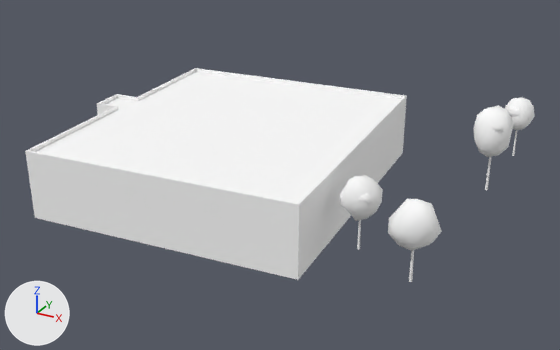
The glTF model cities/arlov-borggatan/pack/tiles/c5_2.glb as it was, and as the next commit left it.
The view is the same before and after, from a 50 mm camera at (383.3, 44.1, 53.9) aimed at (329.9, 141.2, 5.4). Arrows for +X, +Y and +Z are at lower left; the lights stay in place. The older version comes first. Where no turn or scale is listed for an object, it has been applied to the vertices.

The older version as bpy lines, for what is in view:
```python
me_sm_landmark_w544425728_burlovshallen = bpy.data.meshes.new('SM_Landmark_w544425728_Burlovshallen')
me_sm_landmark_w544425728_burlovshallen.from_pydata(...)  # 56 vertices, 86 faces; spans x -23.3..23.3, y -24.4..24.4, z -5.1..5.1
# faces by material slot: [16, 32, 22, 16]
me_sm_landmark_w544425728_burlovshallen.materials.append(mat_m_wall_plaster_salmon_upper)  # white #ffffff
me_sm_landmark_w544425728_burlovshallen.materials.append(mat_m_wall_plaster_salmon_blank)  # white #ffffff
me_sm_landmark_w544425728_burlovshallen.materials.append(mat_m_roof_flat_tar)  # white #ffffff
me_sm_landmark_w544425728_burlovshallen.materials.append(mat_m_concrete)  # white #ffffff
me_sm_trees_5_2 = bpy.data.meshes.new('SM_Trees_5_2')
me_sm_trees_5_2.from_pydata(...)  # 552 vertices, 1008 faces; spans x -7.6..7.6, y -26.5..26.5, z -6.6..6.6
# faces by material slot: [48, 960]
me_sm_trees_5_2.materials.append(mat_m_bark_wood)  # white #ffffff
me_sm_trees_5_2.materials.append(mat_m_leaf)  # white #ffffff
ob_sm_landmark_w544425728_burlovshallen = bpy.data.objects.new('SM_Landmark_w544425728_Burlovshallen', me_sm_landmark_w544425728_burlovshallen)
ob_sm_landmark_w544425728_burlovshallen.location = (322.3, 138.7, 8.8)
ob_sm_trees_5_2 = bpy.data.objects.new('SM_Trees_5_2', me_sm_trees_5_2)
ob_sm_trees_5_2.location = (354.0, 147.0, 10.4)
```
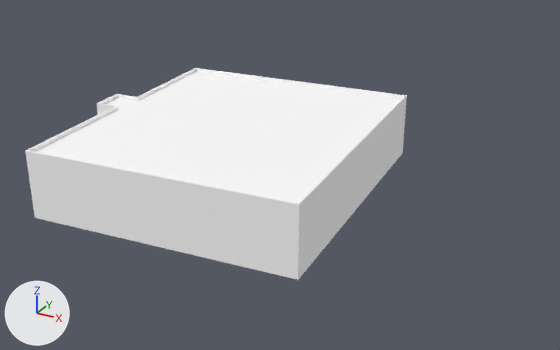
The newer file is also turned or shifted as a whole; pictures and numbers use the older file's frame.

Changed parts and their boxes [x1, y1, x2, y2] in the pictures (560 x 350 px):
'SM_Trees_5_2', deleted: before [339, 97, 535, 282]
    faces in mat_m_leaf (white #ffffff): [339, 97, 535, 251]
    faces in mat_m_bark_wood (white #ffffff): [357, 130, 517, 282]

What the commit changed:
Object 'SM_Trees_5_2' (ob_sm_trees_5_2) is deleted.
